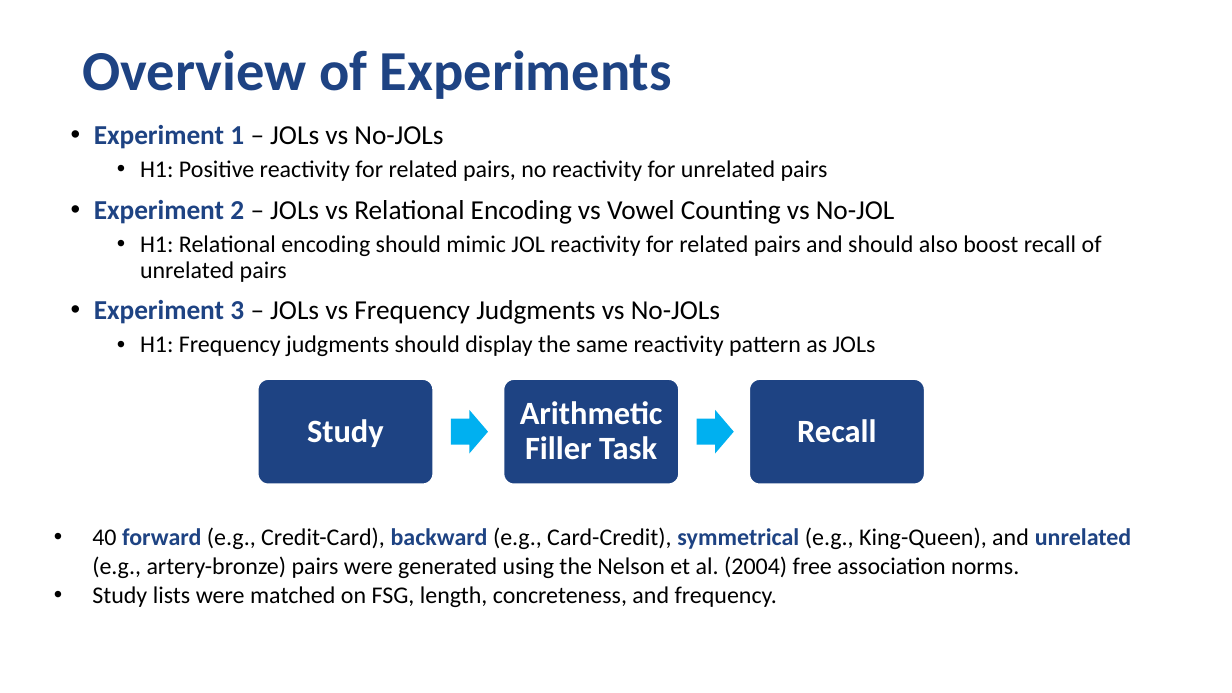
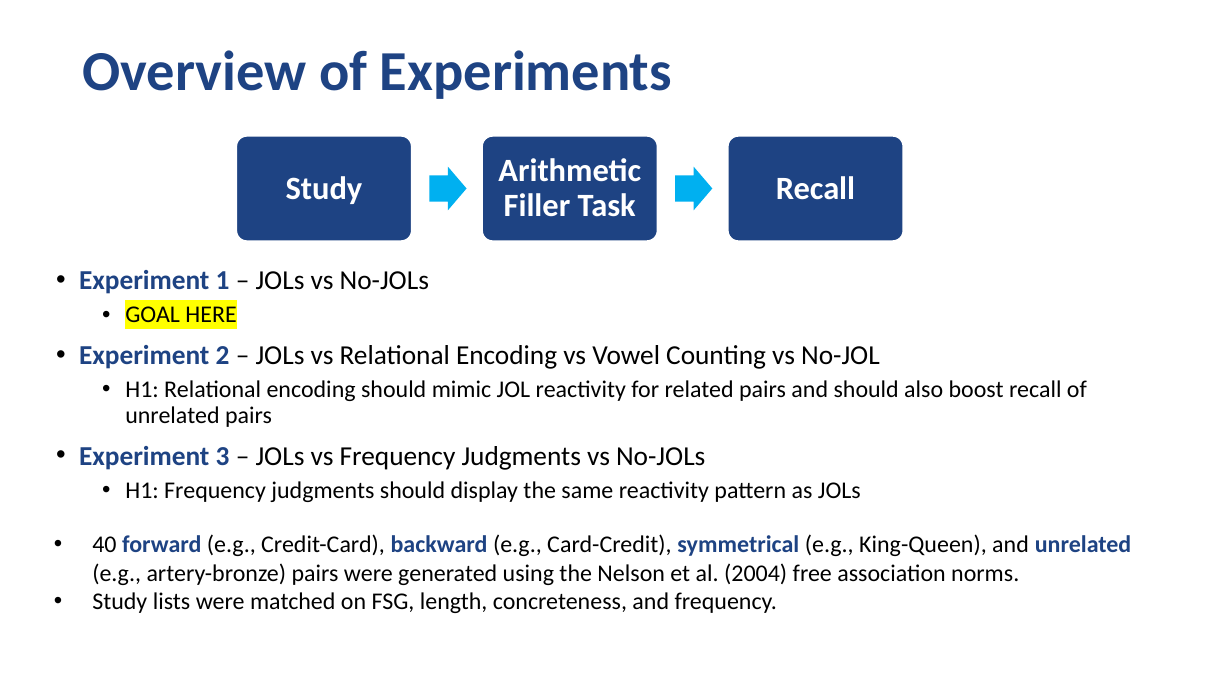
Before and after one commit to npm27/JOL-Reactivity-1, a slide deck: slide 3 of 6 Presentations/JOL Reactivity.pptx (slide 4 before the commit). Drawn at 1232x693 pixels with LibreOffice and Linux fonts; fonts in the diff are those of the drawing. Boxes give left, top, right and bottom in pixels: in the first picture for what was removed or moved away, otherwise in the second. Text is boxed around its words. In the diff, an @@ line names an element or a change of style, - is before the commit and + after.

```diff
--- a/6 Presentations/JOL Reactivity.pptx
+++ b/6 Presentations/JOL Reactivity.pptx
@@ 3 texts, 3 rounded rectangles, 2 right arrows: place and size @@
-3 texts, 3 rounded rectangles, 2 right arrows at box(257, 379, 924, 484)
+3 texts, 3 rounded rectangles, 2 right arrows at box(237, 136, 903, 240)
@@ text "Experiment 1 – JOLs vs ...": place and size @@
-text "Experiment 1 – JOLs vs ..." at box(94, 125, 1102, 356)
+text "Experiment 1 – JOLs vs ..." at box(79, 270, 1087, 502)
@@ text at box(125, 306, 236, 322): text changed @@
-  • H1: Positive reactivity for related pairs, no reactivity for unrelated pairs
+  • GOAL HERE
@@ text "40 forward (e.g., Credit-Card), backward ...": place and size @@
-text "40 forward (e.g., Credit-Card), backward ..." at box(92, 527, 1132, 607)
+text "40 forward (e.g., Credit-Card), backward ..." at box(92, 534, 1132, 613)
```
Also in this commit, not shown: 2 other slides changed, 2 slides added, 3 slides removed.
